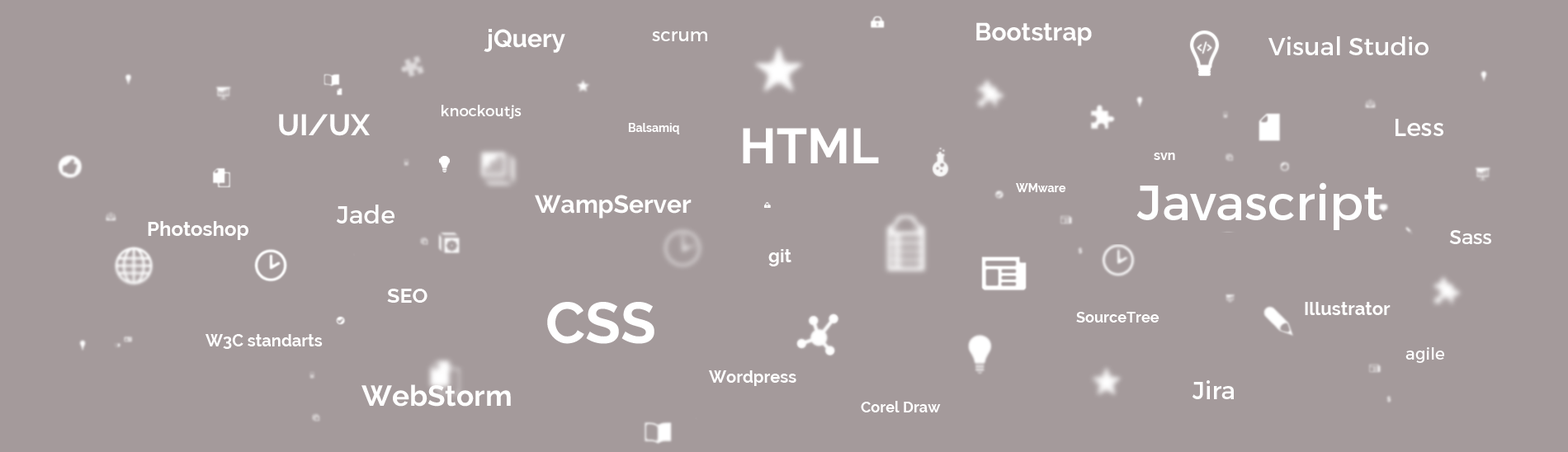
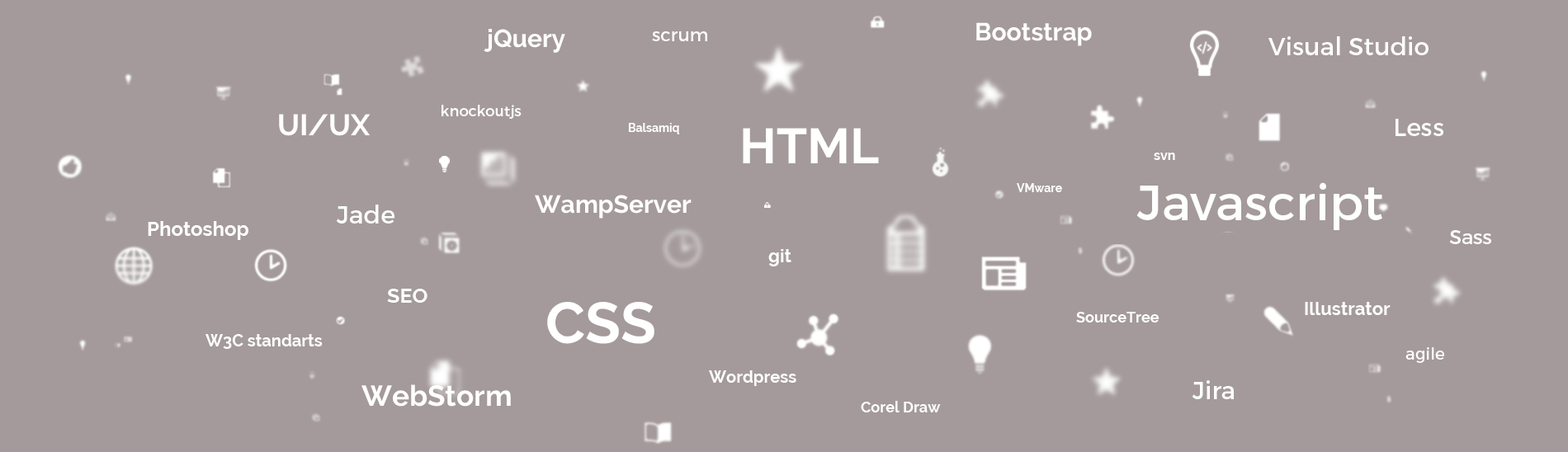
Before/after of a 1568 × 452 layered artwork. What changed in the layer stack:
painted on "parallax_2" over [1015, 183, 1067, 193]
